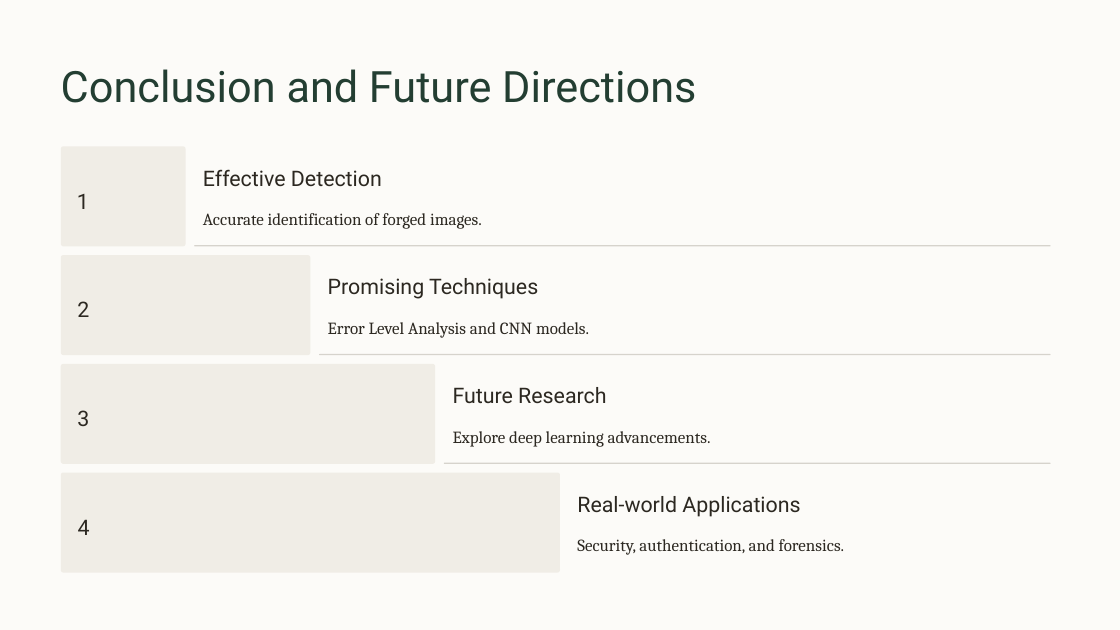
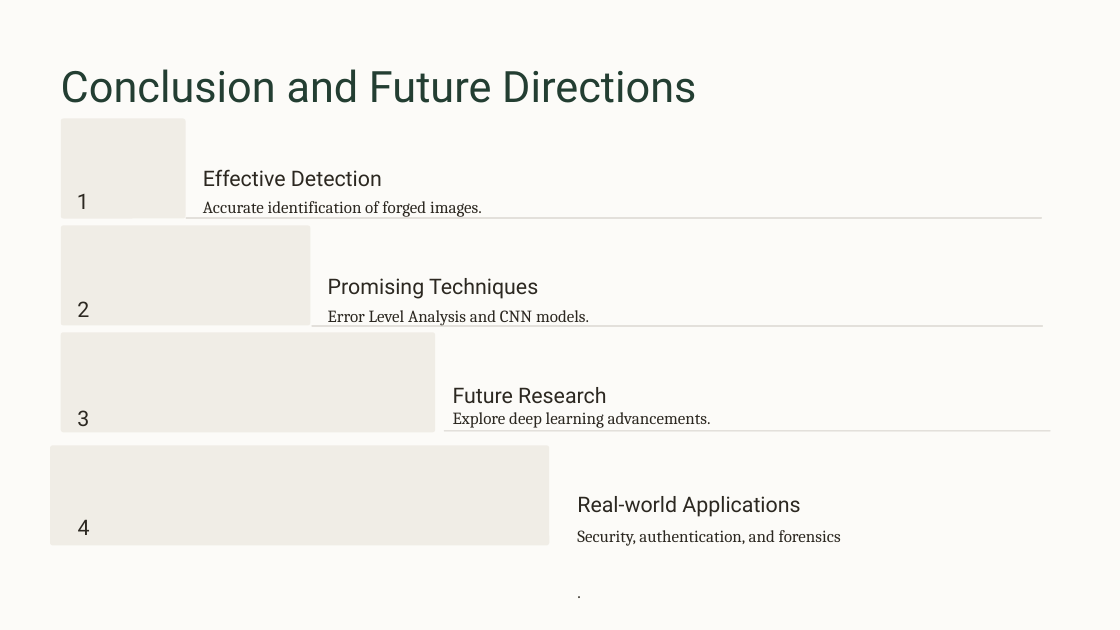
Before and after one commit to prathamgarg254/team_invincible, a slide deck: slide 7 of Image-Forgery-Detection.pptx. Drawn at 1120x630 pixels with LibreOffice and Linux fonts; fonts in the diff are those of the drawing; background and template pictures are left out. Boxes give left, top, right and bottom in pixels: in the first picture for what was removed or moved away, otherwise in the second. Text is boxed around its words. In the diff, an @@ line names an element or a change of style, - is before the commit and + after.

Commit message:
changed ppt

```diff
--- a/Image-Forgery-Detection.pptx
+++ b/Image-Forgery-Detection.pptx
@@ text "Accurate identification of forged images.": place and size @@
-text "Accurate identification of forged images." at [203,213,482,229]
+text "Accurate identification of forged images." at [203,201,482,217]
@@ rounded rectangle: place and size @@
-rounded rectangle at [194,245,1050,246]
+rounded rectangle at [186,218,1042,219]
@@ text "Error Level Analysis and CNN ...": place and size @@
-text "Error Level Analysis and CNN ..." at [328,322,589,338]
+text "Error Level Analysis and CNN ..." at [328,310,589,326]
@@ rounded rectangle: place and size @@
-rounded rectangle at [319,354,1051,356]
+rounded rectangle at [312,326,1043,327]
@@ 3 rounded rectangles: place and size @@
-3 rounded rectangles at [61,146,435,464]
+3 rounded rectangles at [61,118,435,433]
@@ text "Explore deep learning advancements.": place and size @@
-text "Explore deep learning advancements." at [453,431,711,447]
+text "Explore deep learning advancements." at [453,412,711,428]
@@ rounded rectangle: place and size @@
-rounded rectangle at [61,472,560,573]
+rounded rectangle at [50,445,549,545]
@@ rounded rectangle: place and size @@
-rounded rectangle at [444,463,1051,464]
+rounded rectangle at [444,430,1051,432]
@@ text at [577,530,841,546]: text changed @@
-Security, authentication, and forensics.
+Security, authentication, and forensics
+.
```
Also in this commit, not shown: 1 slide added.
